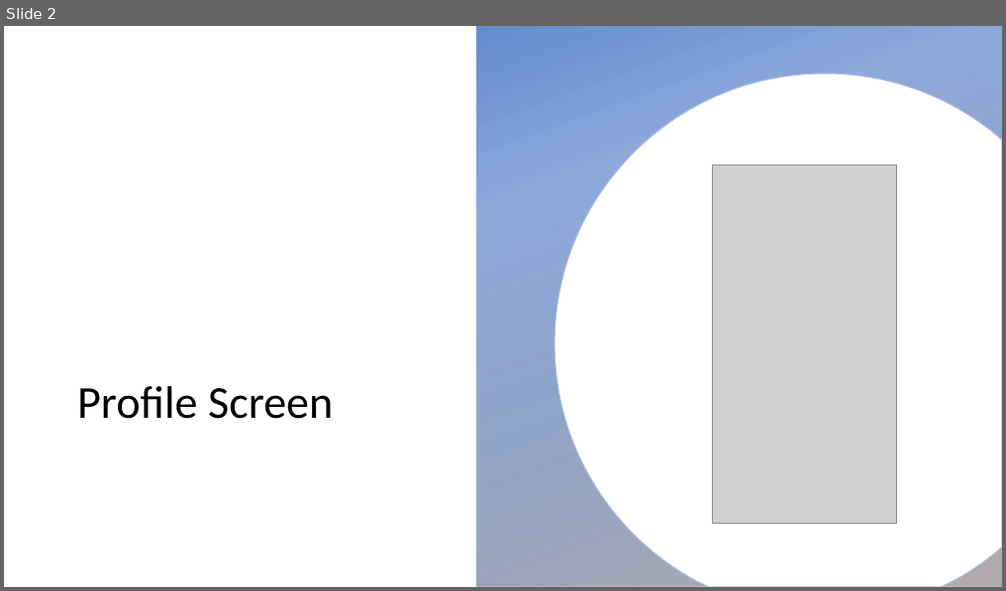
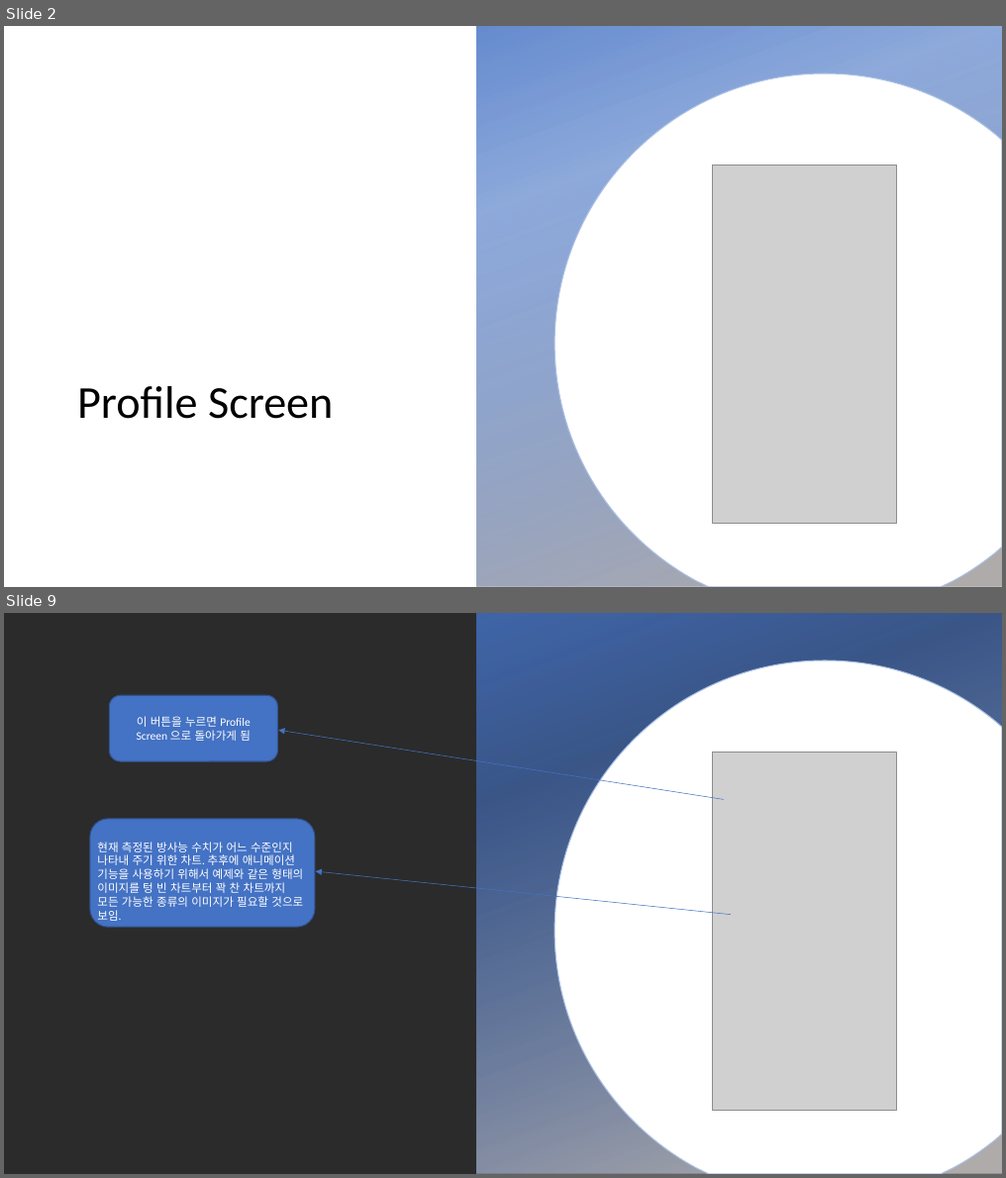
Before and after one commit to yjin910/Technonia_i_app, a slide deck: App_UI_design.pptx. Shown one above the other, each under a label of ours: slide 2 before the commit, slides 2 and 9 after it; the slides between them are not shown. The pictures are 1006x591 and 1006x1178 pixels, drawn with LibreOffice and Linux fonts; fonts in the diff are those of the drawing; grey boxes stand for pictures; background and template pictures are left out; a plain dark background stands for a picture behind light text. Boxes give left, top, right and bottom in pixels: in the first picture for what was removed or moved away, otherwise in the second. Text is boxed around its words. In the diff, an @@ line names an element or a change of style, - is before the commit and + after.

```diff
--- a/App_UI_design.pptx
+++ b/App_UI_design.pptx
@@ slide 9 added at (x1=4, y1=613, x2=1002, y2=1174), background picture (left out) @@
@@ rectangle added at (x1=476, y1=613, x2=1002, y2=1174), fill gradient #4472C4 to #AFABAB @@
@@ freeform shape added at (x1=555, y1=661, x2=1002, y2=1174), fill #FFFFFF, outline #AFABAB 1 pt @@
@@ rounded rectangle added at (x1=110, y1=695, x2=278, y2=761), fill #4472C4, outline #325491 1 pt, 11 pt, text #FFFFFF @@
+이 버튼을 누르면 Profile Screen 으로 돌아가게 됨
@@ arrow added from (724, 799) to (279, 730), #4472C4 0.5 pt @@
@@ picture added at (x1=712, y1=753, x2=897, y2=1111) @@
@@ rounded rectangle added at (x1=90, y1=819, x2=315, y2=928), fill #4472C4, outline #325491 1 pt @@
@@ text added at (x1=97, y1=842, x2=303, y2=924), 11 pt, text #FFFFFF @@
+현재 측정된 방사능 수치가 어느 수준인지 나타내 주기 위한 차트. 추후에 애니메이션 기능을 사용하기 위해서 예제와 같은 형태의 이미지를 텅 빈 차트부터 꽉 찬 차트까지 모든 가능한 종류의 이미지가 필요할 것으로 보임.
@@ arrow added from (731, 915) to (316, 871), #4472C4 0.5 pt @@
```
Also in this commit, not shown: 3 slides changed, 5 other slides added, 3 other files.
